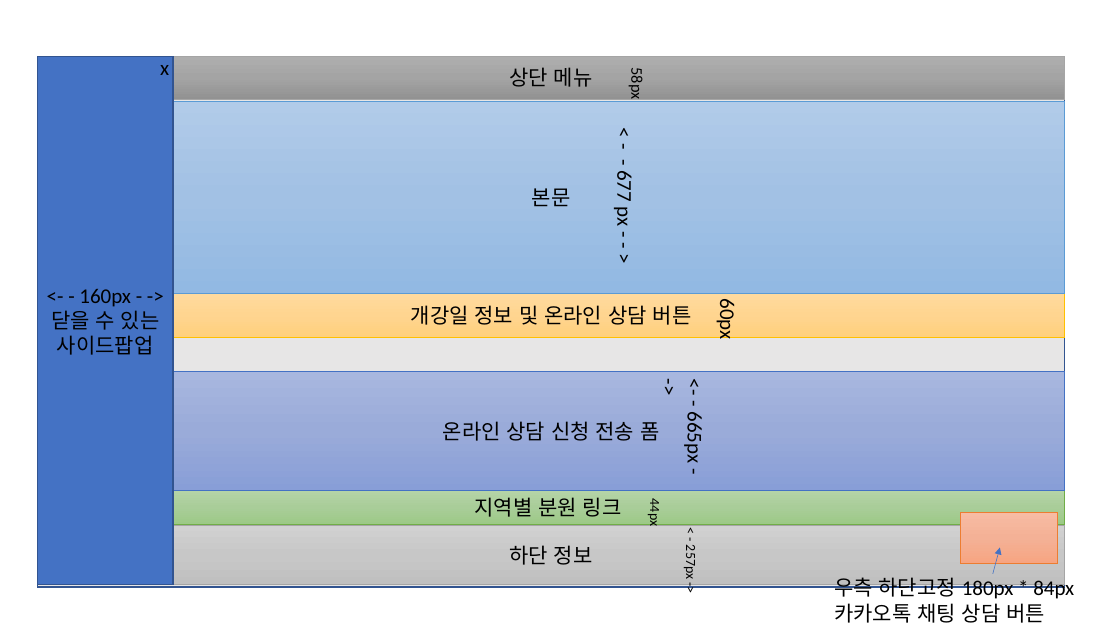
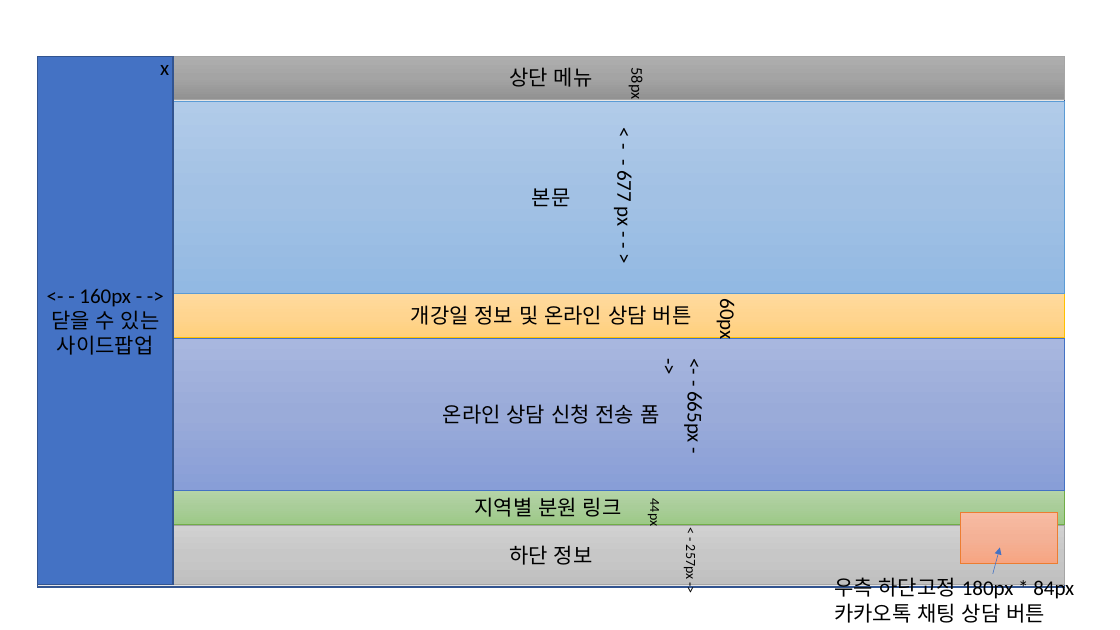
Before and after one commit to ostrichick/-old-2022learning, a slide deck: slide 2 of Presentation1.pptx. Drawn at 1120x630 pixels with LibreOffice and Linux fonts; fonts in the diff are those of the drawing. Boxes give left, top, right and bottom in pixels: in the first picture for what was removed or moved away, otherwise in the second. Text is boxed around its words. In the diff, an @@ line names an element or a change of style, - is before the commit and + after.

```diff
--- a/Presentation1.pptx
+++ b/Presentation1.pptx
@@ rectangle "온라인 상담 신청 전송 폼": place and size @@
-rectangle "온라인 상담 신청 전송 폼" at (38, 371, 1065, 491)
+rectangle "온라인 상담 신청 전송 폼" at (38, 338, 1065, 491)
@@ text "<- - 665px - ->": place and size @@
-text "<- - 665px - ->" at (682, 417, 708, 463)
+text "<- - 665px - ->" at (682, 396, 708, 442)
```
Also in this commit, not shown: 39 other files.
